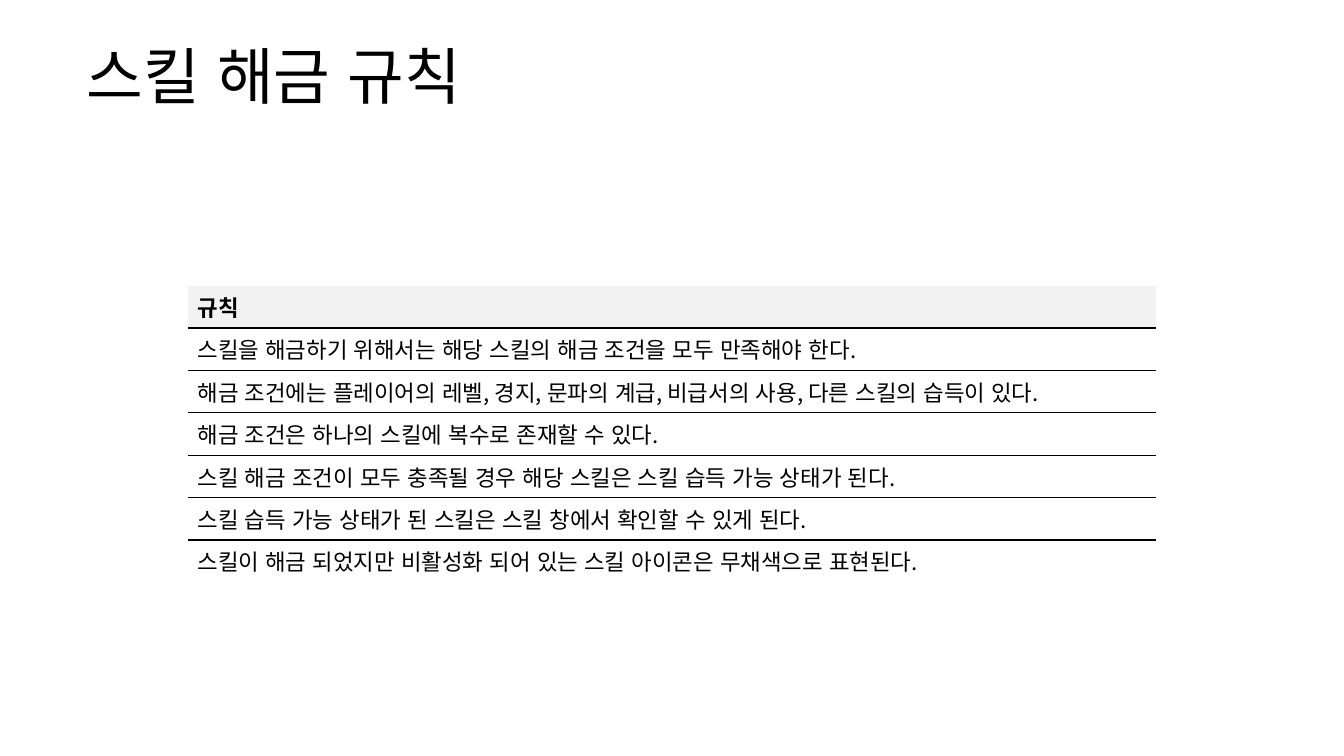
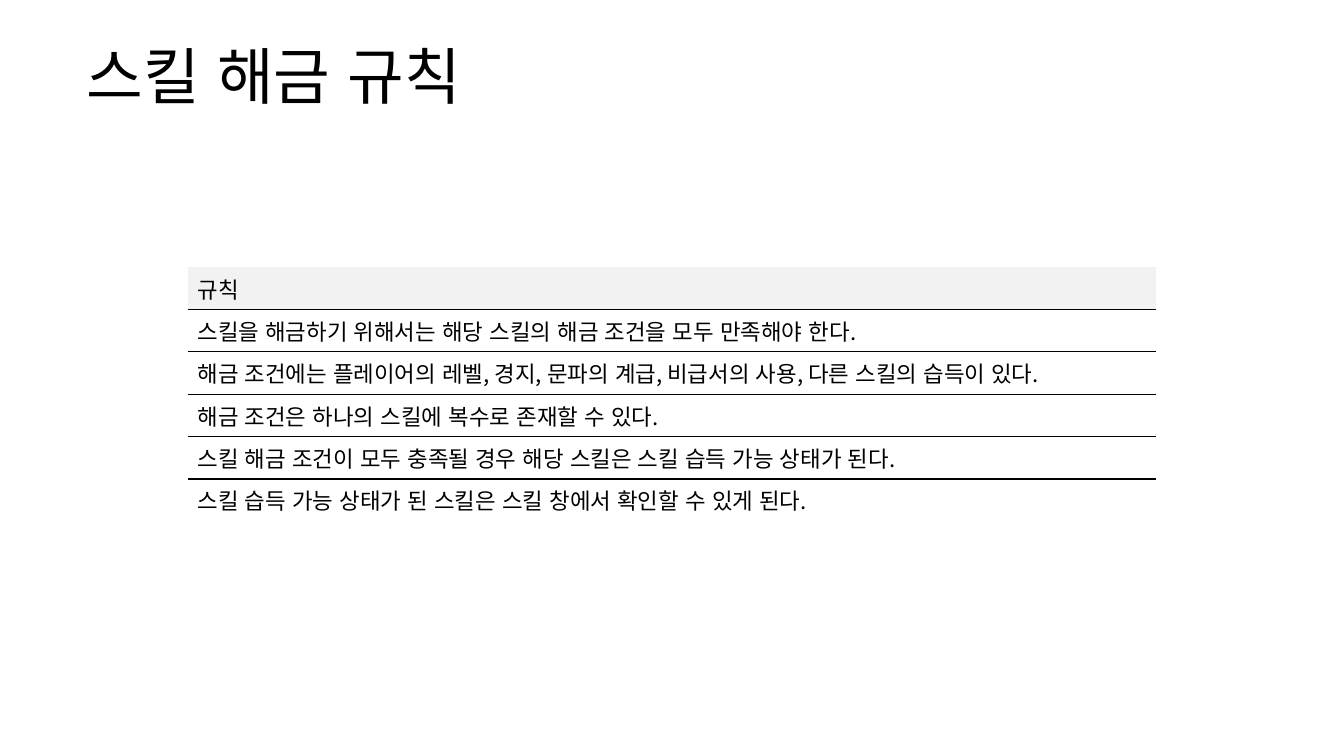
Before and after one commit to yjk0401/unityenginebasic_9th, a slide deck: slide 4 of 기획/방랑엽사전/스킬 시스템 기획서.pptx. Drawn at 1344x756 pixels with LibreOffice and Linux fonts; fonts in the diff are those of the drawing. Boxes give left, top, right and bottom in pixels: in the first picture for what was removed or moved away, otherwise in the second. Text is boxed around its words. In the diff, an @@ line names an element or a change of style, - is before the commit and + after.

```diff
--- a/기획/방랑엽사전/스킬 시스템 기획서.pptx
+++ b/기획/방랑엽사전/스킬 시스템 기획서.pptx
@@ table at (x1=188, y1=267, x2=1156, y2=515) @@
-row 7: 스킬이 해금 되었지만 비활성화 되어 있는 스킬 아이콘은 무채색으로 표현된다.
@@ table resized from (x1=188, y1=285, x2=1156, y2=576) to (x1=188, y1=267, x2=1156, y2=515) @@
```
Also in this commit, not shown: 3 other slides changed, 3 slides added, 2 other files.
